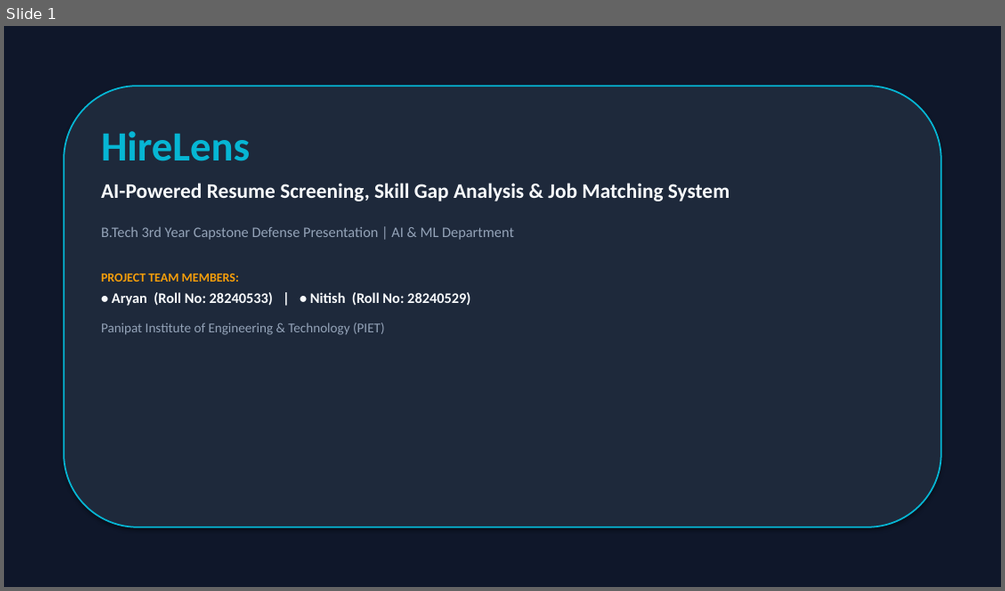
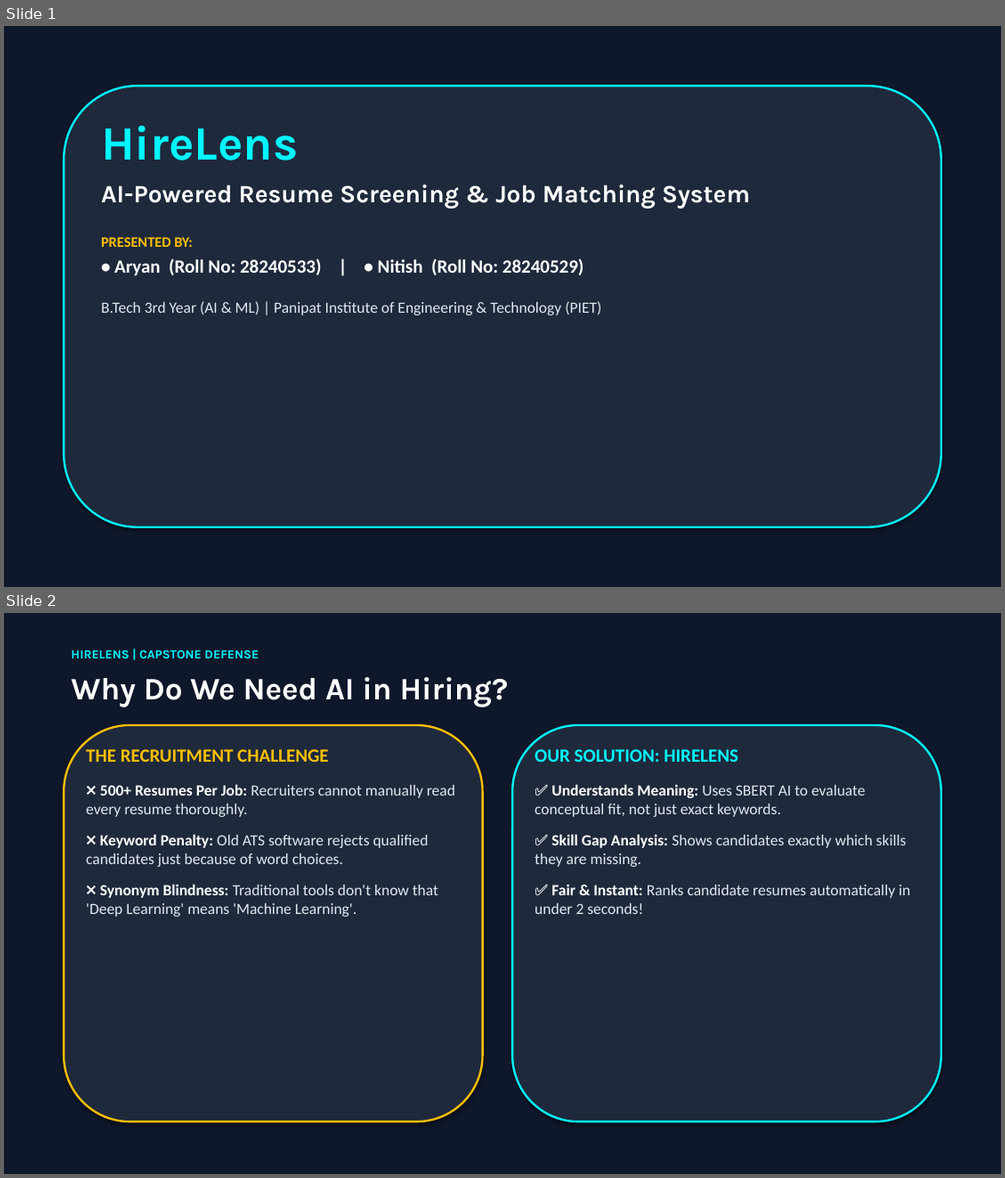
Before and after one commit to Aryan8182/Hirelens-ai-resume-analyzer, a slide deck: HireLens_Presentation.pptx. Shown one above the other, each under a label of ours: slide 1 before the commit, slides 1 and 2 after it. The pictures are 1005x591 and 1005x1178 pixels, drawn with LibreOffice and Linux fonts; fonts in the diff are those of the drawing. Boxes give left, top, right and bottom in pixels: in the first picture for what was removed or moved away, otherwise in the second. Text is boxed around its words. In the diff, an @@ line names an element or a change of style, - is before the commit and + after.

Commit message:
Update HireLens_Presentation.pptx with large-font classroom-ready presentation deck

```diff
--- a/HireLens_Presentation.pptx
+++ b/HireLens_Presentation.pptx
@@ slide 2 added at (4,613,1001,1174), background #0F172A @@
@@ text added at (71,649,259,658), 12 pt, text #00F7FF, bold @@
+HIRELENS | CAPSTONE DEFENSE
@@ text added at (71,677,509,707), 30 pt, text #FFFFFF, bold @@
+Why Do We Need AI in Hiring?
@@ rounded rectangle added at (64,725,483,1121), fill #1E293B, outline #FFBF00 2 pt @@
@@ rounded rectangle added at (512,725,941,1121), fill #1E293B, outline #00F7FF 2 pt @@
@@ text added at (86,749,455,916), 15 pt, text #E2E8F0 @@
+THE RECRUITMENT CHALLENGE
+❌ 500+ Resumes Per Job: Recruiters cannot manually read every resume thoroughly.
+❌ Keyword Penalty: Old ATS software rejects qualified candidates just because of word choices.
+❌ Synonym Blindness: Traditional tools don't know that 'Deep Learning' means 'Machine Learning'.
@@ text added at (534,749,910,914), 15 pt, text #E2E8F0 @@
+OUR SOLUTION: HIRELENS
+✅ Understands Meaning: Uses SBERT AI to evaluate conceptual fit, not just exact keywords.
+✅ Skill Gap Analysis: Shows candidates exactly which skills they are missing.
+✅ Fair & Instant: Ranks candidate resumes automatically in under 2 seconds!
@@ slide 1 changed as well @@
@@ rounded rectangle at (64,86,941,527): outline #06B6D4 1.5 pt to #00F7FF 2 pt @@
@@ text at (101,126,584,276): size 40 to 46 pt, font Calibri to Karla, text colour #06B6D4 to #00F7FF in "HireLens"; size 14 to 18 pt, text colour #F8FAFC to #FFFFFF in "• Aryan (Roll No: 28240533) | • ..."; more space between paragraphs @@
@@ text at (101,184,750,247): text changed; size 20 to 24 pt; font Calibri to Karla; text colour #F8FAFC to #FFFFFF @@
-AI-Powered Resume Screening, Skill Gap Analysis & Job Matching System
-B.Tech 3rd Year Capstone Defense Presentation | AI & ML Department
-PROJECT TEAM MEMBERS:
+AI-Powered Resume Screening & Job Matching System
+PRESENTED BY:
@@ text at (101,301,601,315): text changed; size 13 to 15 pt; text colour #94A3B8 to #E2E8F0 @@
-Panipat Institute of Engineering & Technology (PIET)
+B.Tech 3rd Year (AI & ML) | Panipat Institute of Engineering & Technology (PIET)
```
Also in this commit, not shown: 3 other slides changed, 7 other slides added, 8 slides removed, 1 other file.
